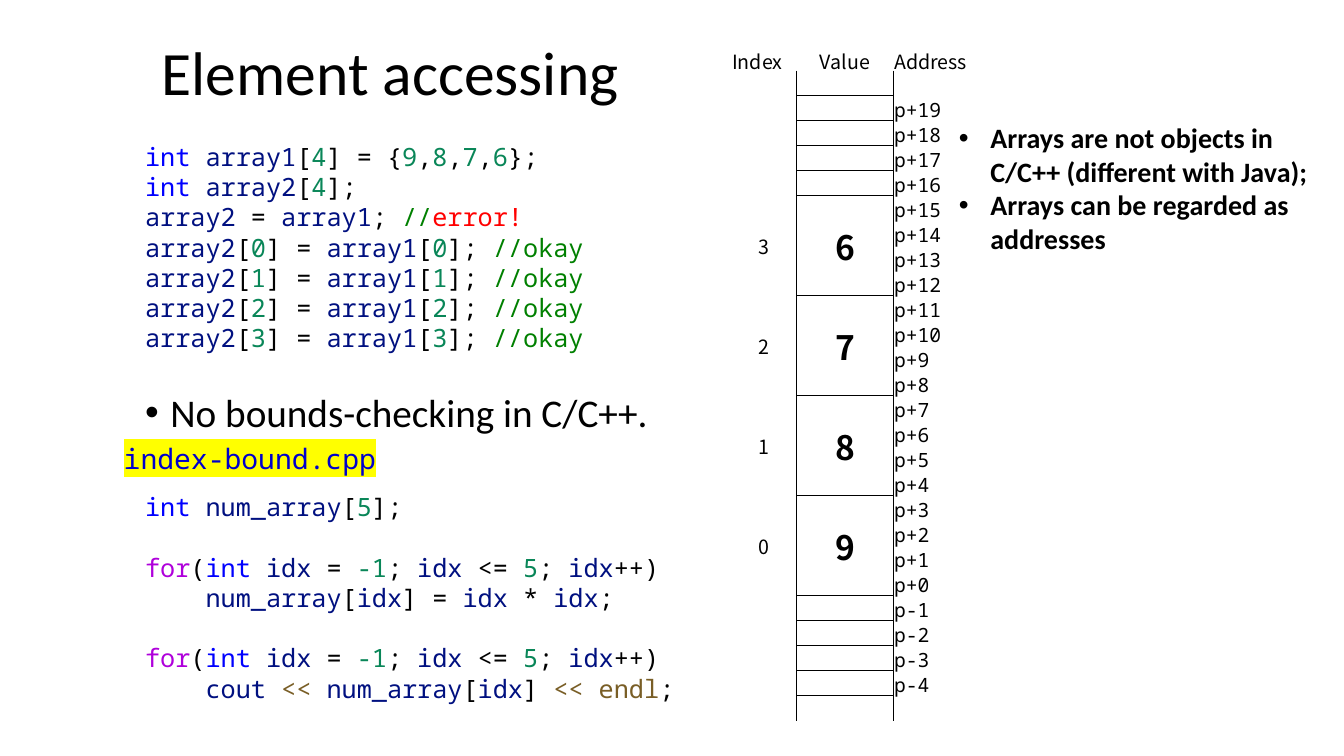
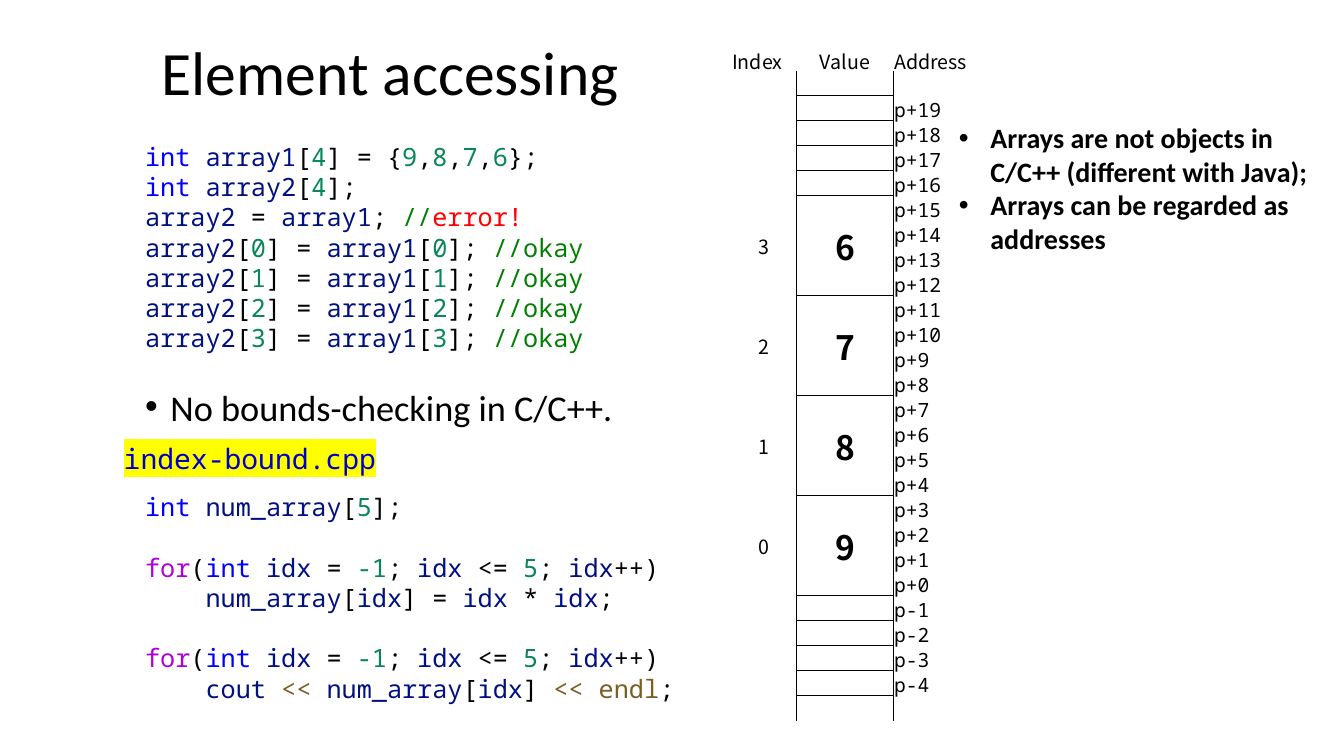
Before and after one commit to dayekuaipao/CPPLearning, a slide deck: slide 6 of week04/Lecture04.pptx. Drawn at 1344x756 pixels with LibreOffice and Linux fonts; fonts in the diff are those of the drawing; background and template pictures are left out. Boxes give left, top, right and bottom in pixels: in the first picture for what was removed or moved away, otherwise in the second. Text is boxed around its words. In the diff, an @@ line names an element or a change of style, - is before the commit and + after.

```diff
--- a/week04/Lecture04.pptx
+++ b/week04/Lecture04.pptx
@@ text "No bounds-checking in C/C++." at (170,395,612,428): size 28 to 25.9 pt; line spacing 0.9 to 0.8 @@
```
Also in this commit, not shown: 3 other slides changed, 9 slides added, 3 slides removed, 7 other files.
